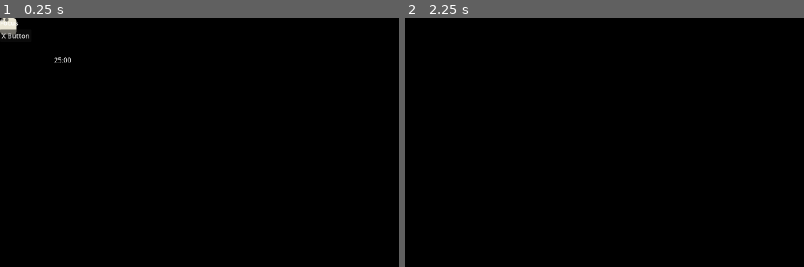
Above: before the commit, frames 1-2 (left to right).
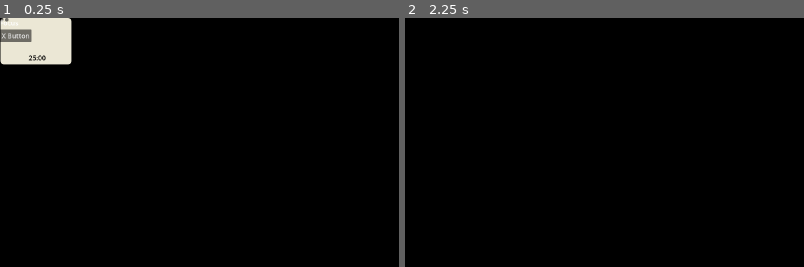
Above: after the commit, the same moments.

Repository: AkiraEgawa/desktop-pet
Game: Godot game, scene res://PomodoroWindow.tscn
Two runs of this game, one before a commit and one after it. Both use one fixed random seed, a clock stepped at 60 frames per second and the inputs below. This scene is started directly instead of the project's main scene.
Inputs (mouse positions are % of the whole screen's width and height, from its top left):
- Up to frame 1 (0.25 s): no input
- Up to frame 2 (2.25 s): click (0, 0) at 0.5 s; click (0, 0) at 1.25 s; click "X Button" at 2 s
The pictures show only the part of the screen within x 0-50%, y 0-50%; the shares and areas given below are measured in that part.

The runs differ from the first frame. In frame 1, 3.1% of the frame differs, in the area x 0-19%, y 0-19%; in frame 2, nothing differs.

Commit message:
Save changes to PomodoroWindow

Diff:
--- a/PomodoroWindow.tscn
+++ b/PomodoroWindow.tscn
@@ -27,19 +27,22 @@
 anchor_top = 0.5
 anchor_right = 0.5
 anchor_bottom = 0.5
-offset_left = -20.5
-offset_top = -11.5
-offset_right = 20.5
-offset_bottom = 11.5
+offset_left = -81.0
+offset_top = -16.0
+offset_right = -40.0
+offset_bottom = 7.0
 grow_horizontal = 2
 grow_vertical = 2
+theme_override_colors/font_color = Color(0, 0, 0, 1)
 text = "25:00"
 
 [node name="Timer" type="Timer" parent="PomodoroWindow"]
 
 [node name="PanelContainer" type="PanelContainer" parent="PomodoroWindow"]
-offset_right = 40.0
-offset_bottom = 40.0
+z_index = -3
+offset_left = 1.0
+offset_right = 172.0
+offset_bottom = 111.0
 theme_override_styles/panel = SubResource("StyleBoxFlat_m1vcf")
 
 [node name="HBoxContainer" type="HBoxContainer" parent="PomodoroWindow"]
Not shown: 1 places in PomodoroWindow.tscn that only renumber resources
